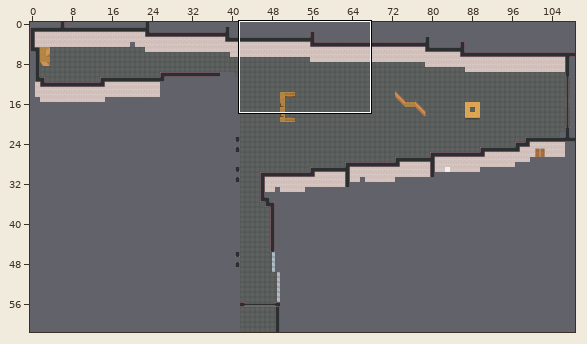
Two versions of a level (Tiled map (JSON), maps/sek1_eg.tmj). The picture above shows the old version from afar; the outline marks the close-up.
Close-up. As it was:
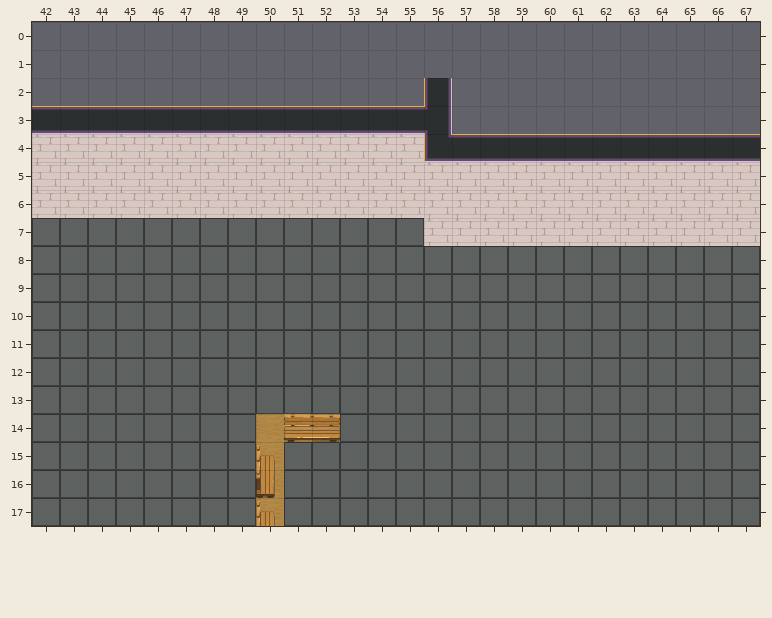
Cells are 32x32 px. Shown: x 42..67, y 0..17. The commit also changed other parts of the map, which this record leaves out.
Once edited:
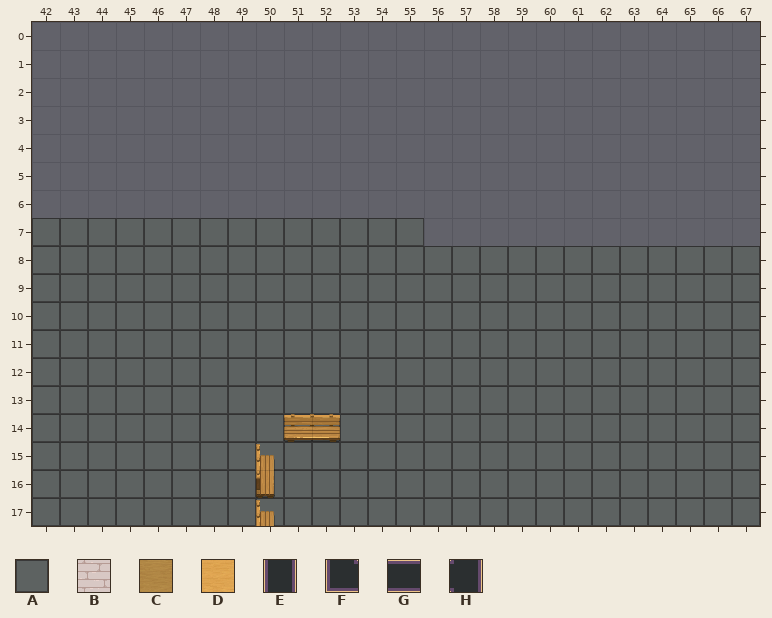
Key: from "Chunk 1": A 0, B 1, C 3, D 6, E 8, F 9, G 33, H 36.
_ is an empty cell.
Difference:
Layer "Boden":
The author changed tile C to tile A in row 14 at x 50 and 52; in rows 15 to 17 at x 50.
The author changed tile D to tile A in row 14 at x 51.
The tile that lay hidden is removed in rows 5 to 6 at x 54; in row 7 at x 58 to 59 and 63 to 67.
Tile B is removed in rows 5 to 6 at x 53.
Layer "Wand":
Tile B is removed in row 4 at x 42 to 55; in rows 5 to 6 at x 42 to 52 and 54 to 67; in row 7 at x 56 to 67.
Tile E is removed in row 2 at x 56.
Tile F is removed in row 4 at x 56.
Tile G is removed in row 3 at x 42 to 55; in row 4 at x 57 to 67.
Tile H is removed in row 3 at x 56.
Changed places in both close-ups, as pixel boxes (x1, y1, x2, y2):
removed: (32, 78, 760, 246)
changed: (256, 414, 340, 526)
